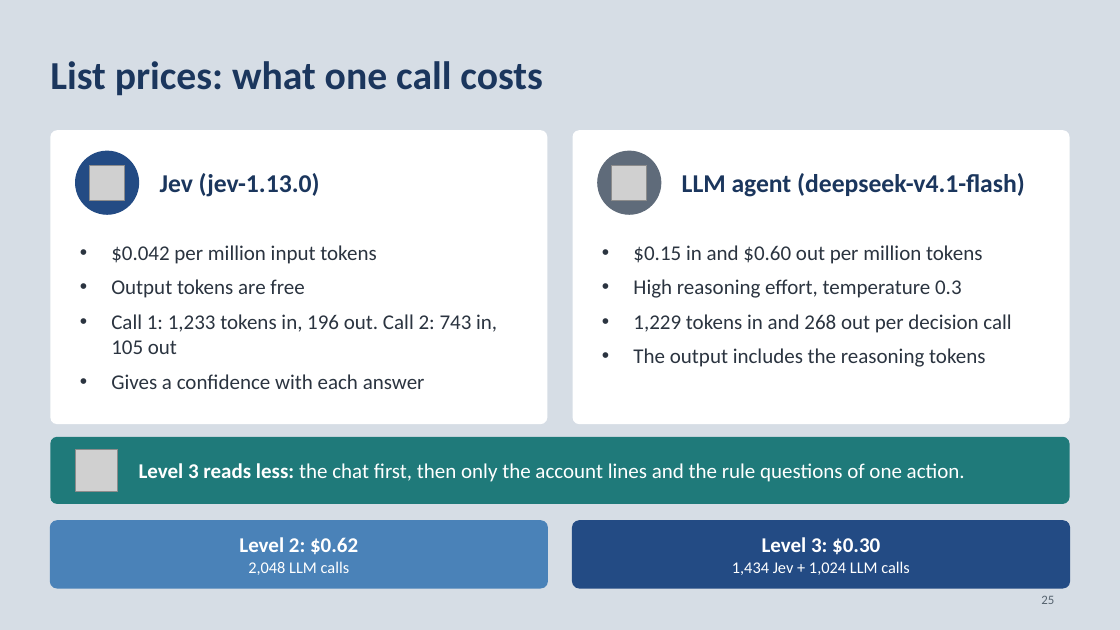
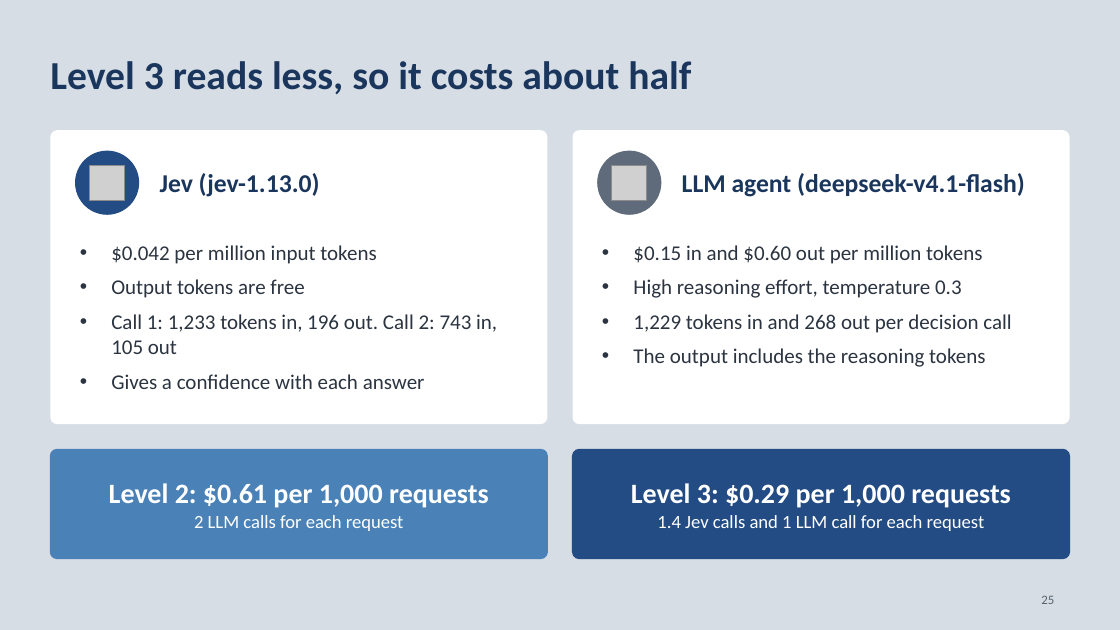
Before and after one commit to neilonthesky/english-presentation, a slide deck: slide 25 of slides/deck.pptx. Drawn at 1120x630 pixels with LibreOffice and Linux fonts; fonts in the diff are those of the drawing; grey boxes stand for pictures. Boxes give left, top, right and bottom in pixels: in the first picture for what was removed or moved away, otherwise in the second. Text is boxed around its words. In the diff, an @@ line names an element or a change of style, - is before the commit and + after.

```diff
--- a/slides/deck.pptx
+++ b/slides/deck.pptx
@@ text at bbox=[50, 61, 691, 94]: text changed @@
-List prices: what one call costs
+Level 3 reads less, so it costs about half
@@ rounded rectangle removed at bbox=[50, 437, 1070, 504] @@
@@ rounded rectangle "Level 2: $0.61 per 1,000 ...": place and size @@
-rounded rectangle "Level 2: $0.61 per 1,000 ..." at bbox=[50, 521, 548, 588]
+rounded rectangle "Level 2: $0.61 per 1,000 ..." at bbox=[50, 450, 548, 559]
@@ rounded rectangle "Level 2: $0.61 per 1,000 ..." at bbox=[50, 450, 548, 559]: proportions changed @@
@@ picture removed at bbox=[76, 450, 118, 492] @@
@@ text removed at bbox=[139, 463, 965, 482] @@
-Level 3 reads less: the chat first, then only the account lines and the rule questions of one action.
@@ rounded rectangle "Level 3: $0.29 per 1,000 ..." at bbox=[573, 450, 1070, 559]: proportions changed @@
@@ rounded rectangle "Level 3: $0.29 per 1,000 ...": place and size @@
-rounded rectangle "Level 3: $0.29 per 1,000 ..." at bbox=[573, 521, 1070, 588]
+rounded rectangle "Level 3: $0.29 per 1,000 ..." at bbox=[573, 450, 1070, 559]
@@ text in rounded rectangle at bbox=[109, 483, 489, 531]: text changed; size 14 to 24 pt; bold on @@
-Level 2: $0.62
-2,048 LLM calls
+Level 2: $0.61 per 1,000 requests
+2 LLM calls for each request
@@ text in rounded rectangle at bbox=[631, 483, 1011, 531]: text changed; size 14 to 16 pt @@
-Level 3: $0.30
-1,434 Jev + 1,024 LLM calls
+Level 3: $0.29 per 1,000 requests
+1.4 Jev calls and 1 LLM call for each request
```
Also in this commit, not shown: 10 other slides changed, 1 slide added, 8 other files.
